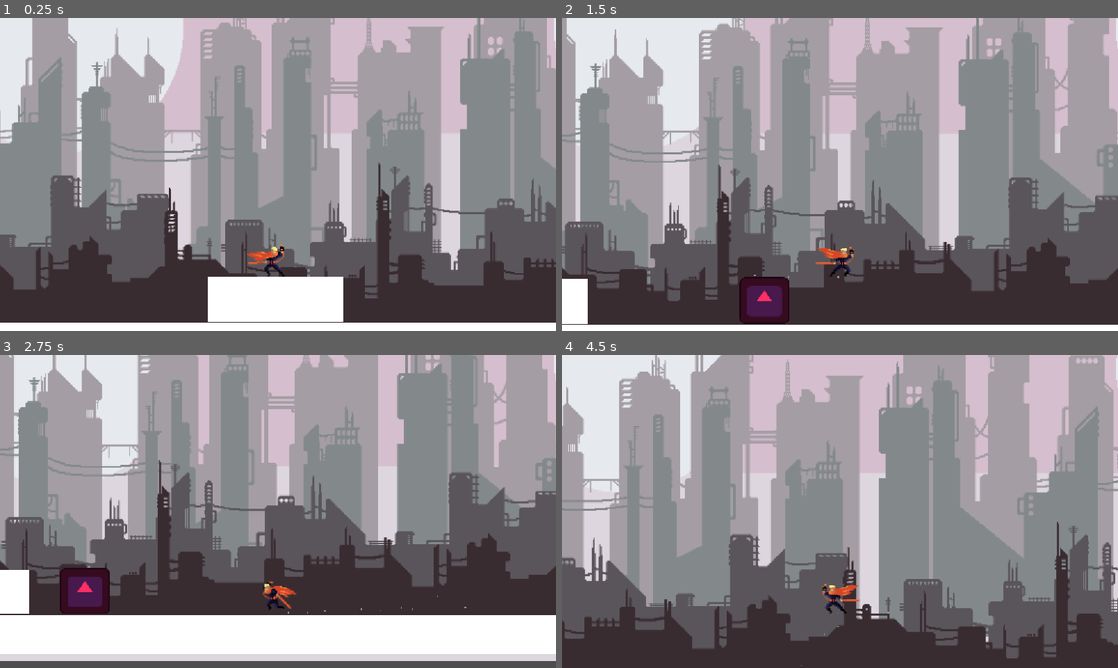
Above: before the commit, frames 1-4 (two rows, left to right).
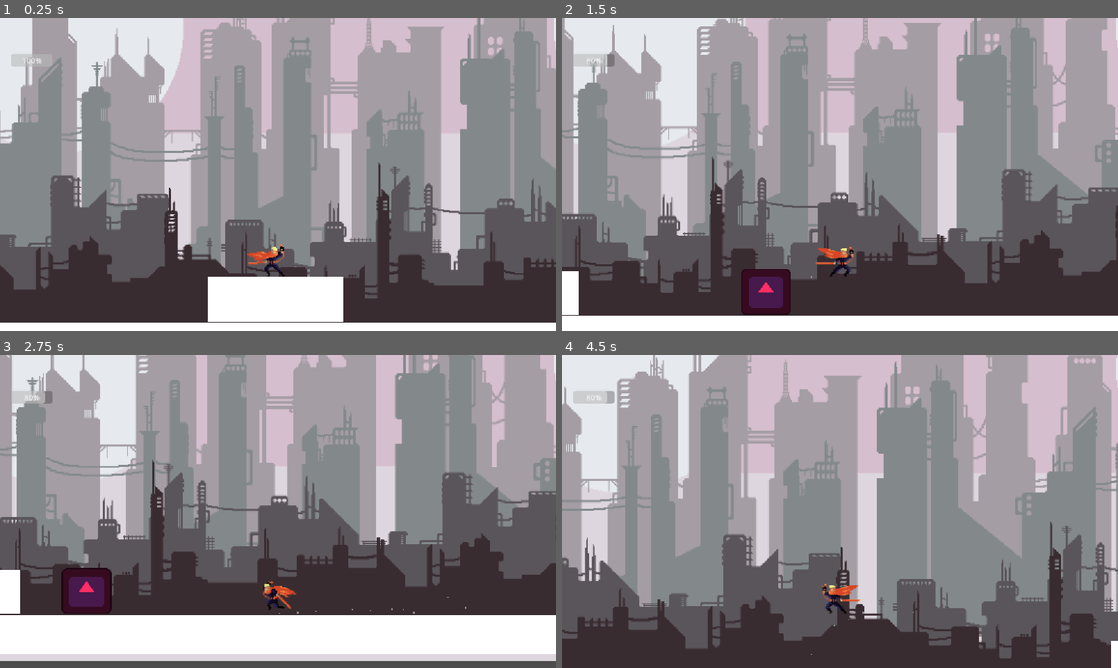
Above: after the commit, the same moments.

Repository: agr3w/Godot_prototity
Game: Godot game, scene res://character_body_2d.tscn
Same seed, same stepped clock (60 frames per second), same inputs: the game is played once before the commit and once after it. The engine's default icon, where the game draws it, is replaced by a stand-in: a white triangle on a blue panel in a dark square.
Inputs:
- Up to frame 1 (0.25 s): no input
- Up to frame 2 (1.5 s): tap Enter (ui_accept) at 0.5, 0.77 s; hold Right (ui_right) from 0.53 s (still down); tap X (attack) at 0.6 s; tap Shift (dash) at 1.35 s
- Up to frame 3 (2.75 s): tap Enter (ui_accept) at 1.52 s; release Right (ui_right) at 2.03 s; hold Left (ui_left) from 2.03 s (still down); tap X (attack) at 2.1 s
- Up to frame 4 (4.5 s): release Left (ui_left) at 2.78 s; hold Right (ui_right) 2.78-4.28 s; tap Shift (dash) at 2.85, 4.35 s; tap Enter (ui_accept) at 3.02, 3.77 s; tap X (attack) at 3.6 s; hold Left (ui_left) from 4.28 s (still down)

The runs differ from the first frame. In frame 1, 0.1% of the frame differs, in the area x 2-8%, y 11-16%; in frame 2, 20%, in the area x 0-100%, y 0-98%; in frame 3, 11%; in frame 4, 13%.

Commit message:
Vida e dano

Diff:
--- a/boneco_treino.gd
+++ b/boneco_treino.gd
@@ -9,36 +9,44 @@
 
 @onready var sprite = $Sprite2D
 
+func _ready():
+	add_to_group("enemy")
+
 func _physics_process(delta):
-    # Gravidade
-    if not is_on_floor():
-        velocity.y += gravity * delta
+	# Gravidade
+	if not is_on_floor():
+		velocity.y += gravity * delta
 
-    # --- LÓGICA DE PATRULHA ---
+	# --- LÓGICA DE PATRULHA ---
 
-    # 1. Aplica a velocidade baseada na direção atual
-    velocity.x = direction * speed
+	# 1. Aplica a velocidade baseada na direção atual
+	velocity.x = direction * speed
 
-    # 2. Vira a imagem do sprite RESPEITANDO o seu tamanho original
-    if direction > 0:
-        sprite.scale.x = abs(sprite.scale.x) # Mantém o tamanho, força a ficar positivo
-    elif direction < 0:
-        sprite.scale.x = -abs(sprite.scale.x) # Mantém o tamanho, força a ficar negativo
+	# 2. Vira a imagem do sprite RESPEITANDO o seu tamanho original
+	if direction > 0:
+		sprite.scale.x = abs(sprite.scale.x) # Mantém o tamanho, força a ficar positivo
+	elif direction < 0:
+		sprite.scale.x = -abs(sprite.scale.x) # Mantém o tamanho, força a ficar negativo
 
-    # 3. Move o boneco e checa colisões
-    move_and_slide()
+	# 3. Move o boneco e checa colisões
+	move_and_slide()
 
-    # 4. A MÁGICA: Bateu na parede? Vira para o outro lado!
-    if is_on_wall():
-        direction = direction * -1 # Multiplicar por -1 inverte o valor! (de 1 vai pra -1, de -1 vai pra 1)
+	# 4. A MÁGICA: Bateu na parede? Vira para o outro lado!
+	if is_on_wall():
+		direction = direction * -1 # Multiplicar por -1 inverte o valor! (de 1 vai pra -1, de -1 vai pra 1)
 
 
-func take_damage():
-    health -= 1
+func take_damage(amount: int = 1):
+	health -= amount
 
-    modulate = Color.RED
-    await get_tree().create_timer(0.1).timeout
-    modulate = Color.WHITE
+	modulate = Color.RED
+	await get_tree().create_timer(0.1).timeout
+	modulate = Color.WHITE
 
-    if health <= 0:
-        queue_free()
+	if health <= 0:
+		queue_free()
+
+func _on_hitbox_dano_body_entered(body: Node2D) -> void:
+	# Pergunta se o corpo tem a etiqueta "player" e se tem a função de tomar dano
+	if body.is_in_group("player") and body.has_method("take_damage"):
+		body.take_damage(20) # Causa 20 de dano no player!
--- a/boneco_treino.tscn
+++ b/boneco_treino.tscn
@@ -3,18 +3,34 @@
 [ext_resource type="Texture2D" uid="uid://c18nha187bm0r" path="res://icon.svg" id="1_cus5a"]
 [ext_resource type="Script" uid="uid://ds4yjm2bxpln6" path="res://boneco_treino.gd" id="1_toqvm"]
 
+[sub_resource type="RectangleShape2D" id="RectangleShape2D_f1aav"]
+size = Vector2(64, 48)
+
 [sub_resource type="RectangleShape2D" id="RectangleShape2D_qhq4y"]
 size = Vector2(52, 48)
 
-[node name="BonecoTreino" type="CharacterBody2D" unique_id=2071876100]
+[node name="Node2D" type="Node2D" unique_id=129693592]
+
+[node name="BonecoTreino" type="CharacterBody2D" parent="." unique_id=2071876100]
+collision_layer = 2
+collision_mask = 1
 script = ExtResource("1_toqvm")
 
-[node name="Sprite2D" type="Sprite2D" parent="." unique_id=854899552]
+[node name="HitboxDano" type="Area2D" parent="BonecoTreino" unique_id=1673978219]
+collision_layer = 0
+collision_mask = 1
+
+[node name="CollisionShape2D" type="CollisionShape2D" parent="BonecoTreino/HitboxDano" unique_id=1484479545]
+shape = SubResource("RectangleShape2D_f1aav")
+
+[node name="Sprite2D" type="Sprite2D" parent="BonecoTreino" unique_id=854899552]
 modulate = Color(1, 0.18039216, 0.39607844, 1)
 position = Vector2(3.8146973e-06, 7.6293945e-06)
 scale = Vector2(0.40625006, 0.37500012)
 texture = ExtResource("1_cus5a")
 
-[node name="CollisionShape2D" type="CollisionShape2D" parent="." unique_id=385094488]
+[node name="CollisionShape2D" type="CollisionShape2D" parent="BonecoTreino" unique_id=385094488]
 position = Vector2(3.8146973e-06, 7.6293945e-06)
 shape = SubResource("RectangleShape2D_qhq4y")
+
+[connection signal="body_entered" from="BonecoTreino/HitboxDano" to="BonecoTreino" method="_on_hitbox_dano_body_entered"]
--- a/character_body_2d.gd
+++ b/character_body_2d.gd
@@ -6,6 +6,10 @@
 const DASH_DURATION = 0.2
 const ATTACK_DURATION = 0.4 # Tempo que a animação de ataque dura!
 
+# --- SISTEMA DE VIDA ---
+var max_health = 100
+var current_health = max_health
+
 var gravity = ProjectSettings.get_setting("physics/2d/default_gravity")
 
 @onready var anim = $AnimationPlayer
@@ -13,6 +17,7 @@
 @onready var dust = $GPUParticles2D
 # Referência da hitbox que acabamos de criar
 @onready var sword_hitbox = $SwordHitbox/CollisionShape2D
+@onready var health_bar = $"../CanvasLayer/ProgressBar"
 
 var is_dashing = false
 var is_attacking = false # Novo estado!
@@ -21,6 +26,9 @@
 func _ready():
 	# Desliga a hitbox assim que o jogo começa
 	sword_hitbox.disabled = true
+	if health_bar:
+		health_bar.max_value = max_health
+		health_bar.value = current_health
 	# Garante conexão do sinal mesmo sem bind no editor
 	if not $SwordHitbox.body_entered.is_connected(_on_sword_hitbox_body_entered):
 		$SwordHitbox.body_entered.connect(_on_sword_hitbox_body_entered)
@@ -100,6 +108,31 @@
 
 
 func _on_sword_hitbox_body_entered(body: Node):
-	# Checa se em quem batemos tem a função "take_damage" (ou seja, é um inimigo)
-	if body.has_method("take_damage"):
-		body.take_damage()
+	if body == self:
+		return
+
+	# Só causa dano em inimigos do grupo enemy
+	if body.is_in_group("enemy") and body.has_method("take_damage"):
+		body.take_damage(1)
+
+
+# --- FUNÇÃO DE TOMAR DANO ---
+func take_damage(amount: int = 10):
+	current_health -= amount
+
+	# Atualiza a barrinha lá em cima
+	if health_bar:
+		health_bar.value = current_health
+
+	# Pisca de vermelho rapidão
+	sprite.modulate = Color.RED
+	await get_tree().create_timer(0.1).timeout
+	sprite.modulate = Color.WHITE
+
+	if current_health <= 0:
+		die()
+
+func die():
+	# anim.play("death") # Se você tiver a animação de morte, pode chamar aqui depois!
+	print("Morreu!")
+	# Aqui você pode reiniciar a fase: get_tree().reload_current_scene()
--- a/character_body_2d.tscn
+++ b/character_body_2d.tscn
@@ -382,8 +382,10 @@
 texture = ExtResource("7_au0nh")
 centered = false
 
-[node name="CharacterBody2D" type="CharacterBody2D" parent="." unique_id=1782267321]
+[node name="CharacterBody2D" type="CharacterBody2D" parent="." unique_id=1782267321 groups=["player"]]
 position = Vector2(173, 291.5)
+collision_layer = 1
+collision_mask = 1
 script = ExtResource("1_ghijl")
 
 [node name="Sprite2D" type="Sprite2D" parent="CharacterBody2D" unique_id=438534070]
@@ -410,6 +412,8 @@
 zoom = Vector2(2, 2)
 
 [node name="SwordHitbox" type="Area2D" parent="CharacterBody2D" unique_id=449197520]
+collision_layer = 0
+collision_mask = 2
 
 [node name="CollisionShape2D" type="CollisionShape2D" parent="CharacterBody2D/SwordHitbox" unique_id=1855658995]
 position = Vector2(23, -1)
@@ -461,4 +465,18 @@
 [node name="BonecoTreino" parent="." unique_id=2071876100 instance=ExtResource("13_k85er")]
 position = Vector2(573, 331)
 
+[node name="CanvasLayer" type="CanvasLayer" parent="." unique_id=1894754065]
+
+[node name="ProgressBar" type="ProgressBar" parent="CanvasLayer" unique_id=614319197]
+anchors_preset = -1
+anchor_left = 0.059000004
+anchor_top = 0.13800001
+anchor_right = 0.059000004
+anchor_bottom = 0.13800001
+offset_left = -44.968002
+offset_top = -15.424011
+offset_right = 41.031998
+offset_bottom = 11.575989
+value = 100.0
+
 [connection signal="body_entered" from="CharacterBody2D/SwordHitbox" to="CharacterBody2D" method="_on_sword_hitbox_body_entered"]
